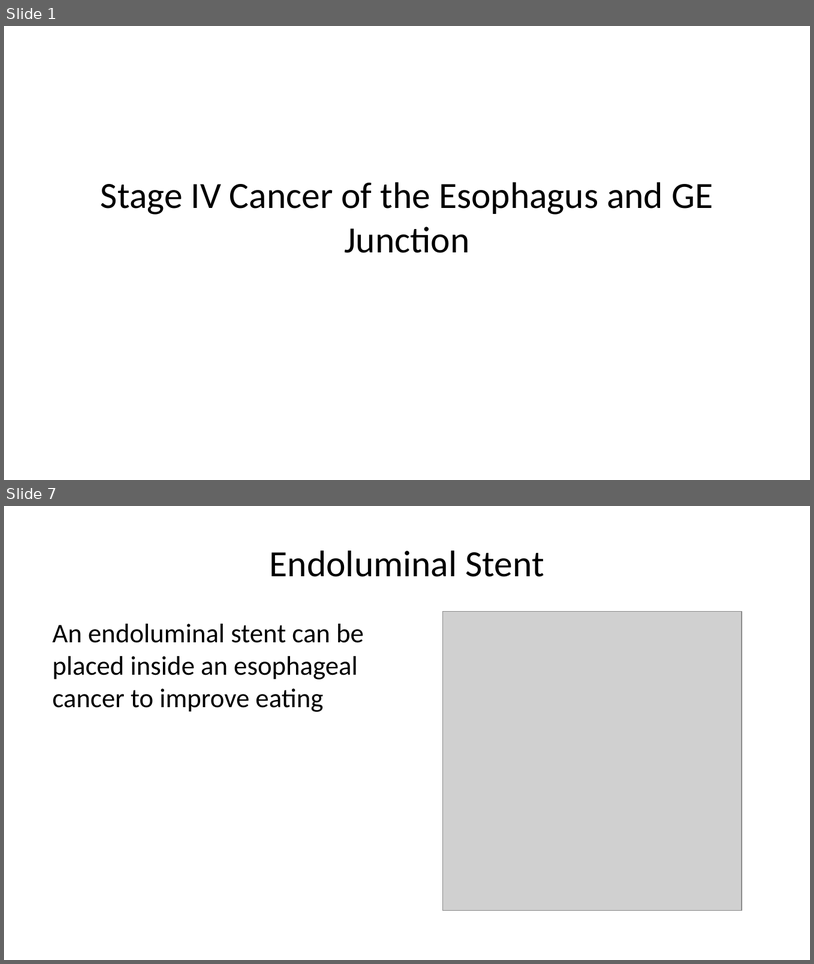
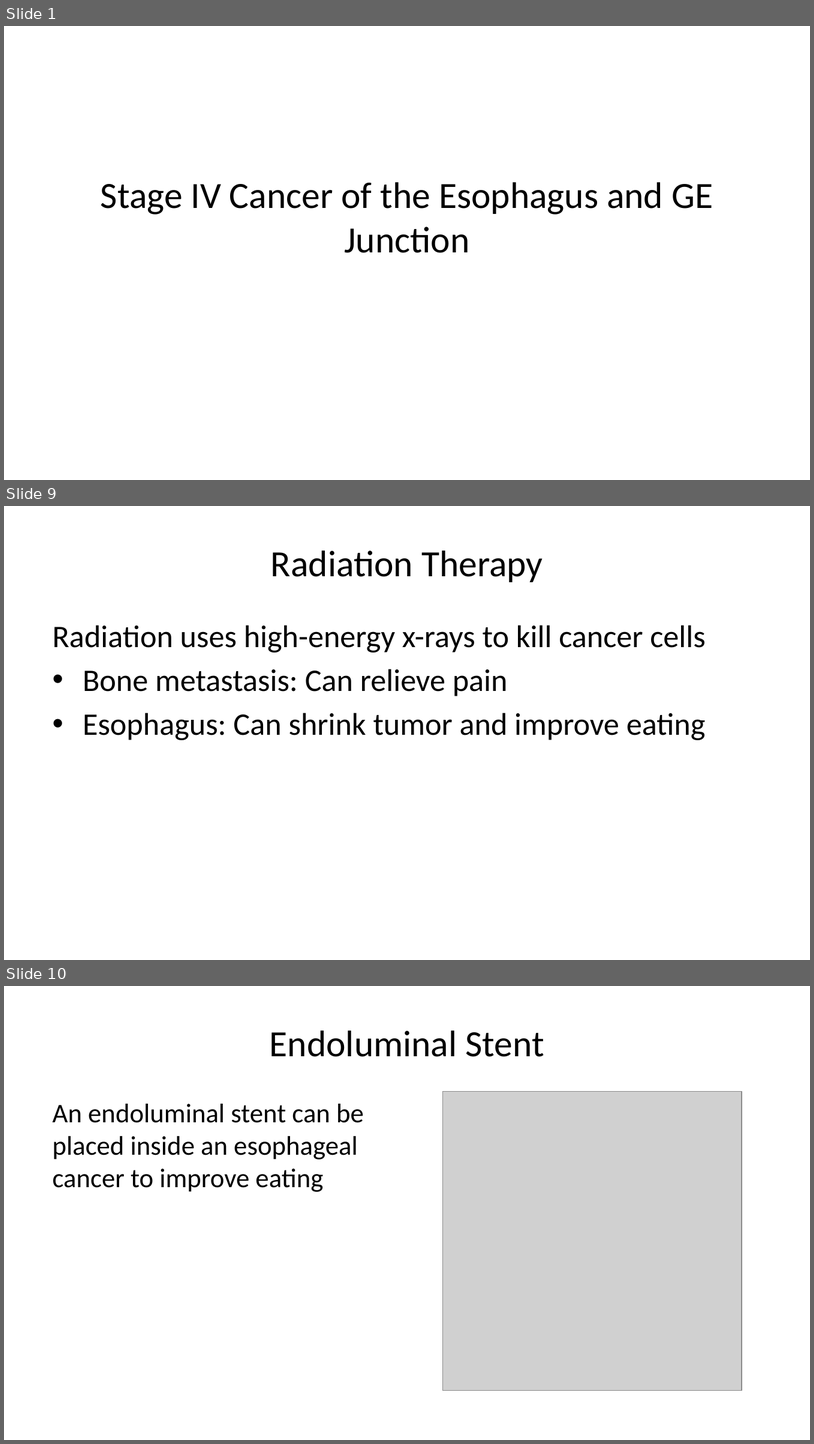
Before and after one commit to jcsalo/patient_education, a slide deck: lci_esom1.pptx. Shown one above the other, each under a label of ours: slides 1 and 7 before the commit, slides 1, 9 and 10 after it; the slides between them are not shown. The pictures are 814x964 and 814x1444 pixels, drawn with LibreOffice and Linux fonts; fonts in the diff are those of the drawing; grey boxes stand for pictures. Boxes give left, top, right and bottom in pixels: in the first picture for what was removed or moved away, otherwise in the second. Text is boxed around its words. In the diff, an @@ line names an element or a change of style, - is before the commit and + after.

```diff
--- a/lci_esom1.pptx
+++ b/lci_esom1.pptx
@@ slide 9 added at bbox=[4, 506, 810, 960], background #FFFFFF @@
@@ title added at bbox=[271, 550, 543, 582], 33 pt, text #000000 @@
+Radiation Therapy
@@ text added at bbox=[53, 625, 706, 740], 28 pt, text #000000 @@
+Radiation uses high-energy x-rays to kill cancer cells
+• Bone metastasis: Can relieve pain
+• Esophagus: Can shrink tumor and improve eating
@@ what was slide 7 is now slide 10 @@
```
Also in this commit, not shown: 4 slides changed, 9 other slides added, 2 slides removed, 38 other files.
